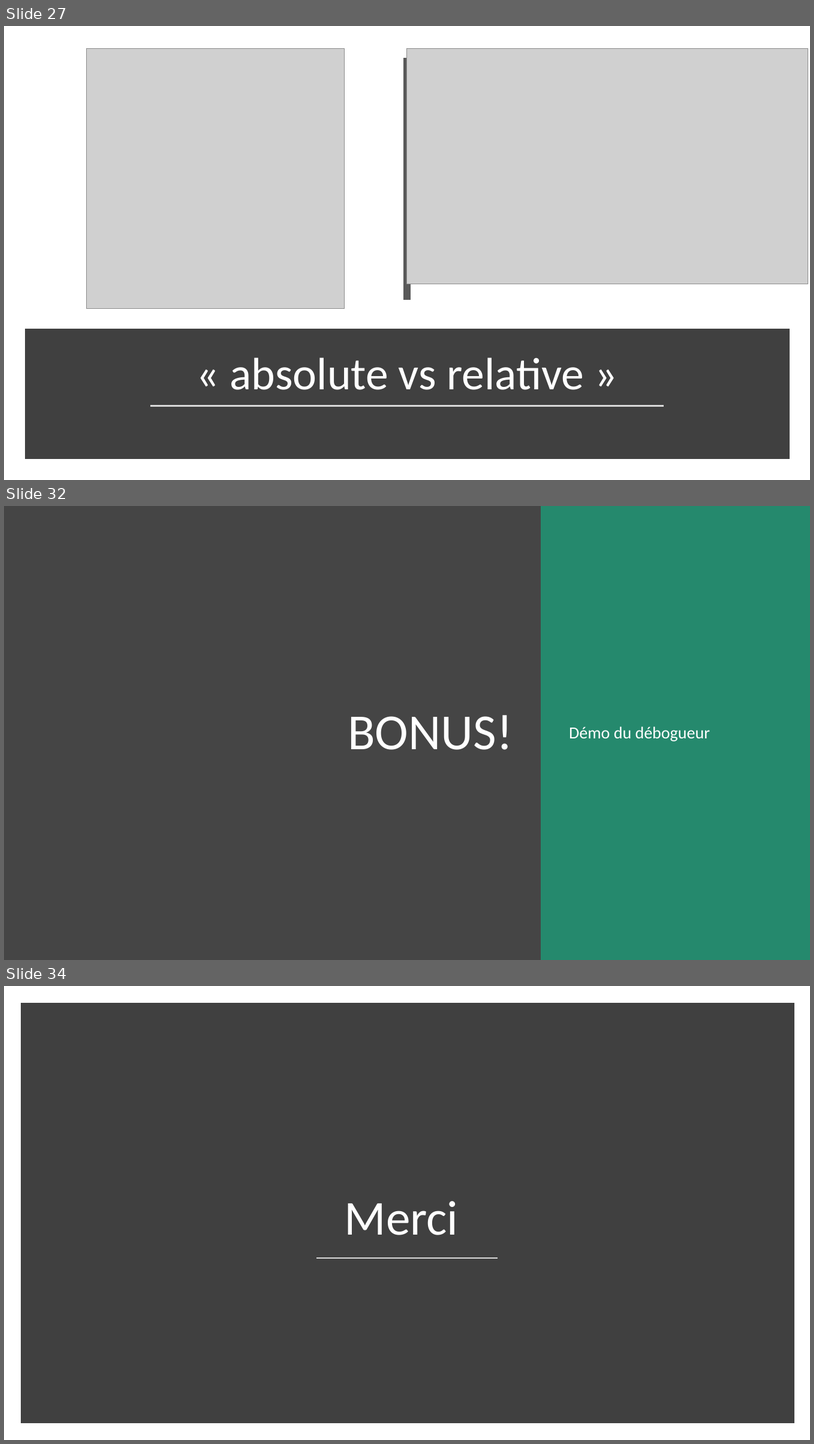
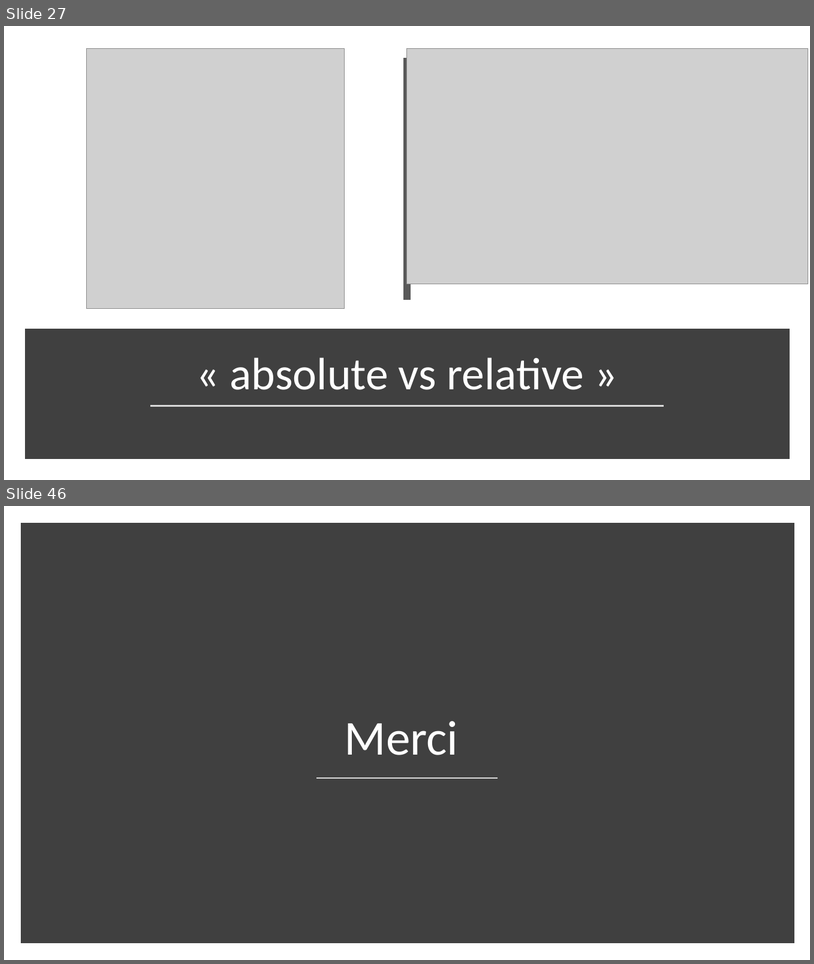
Before and after one commit to fragmatyc/SAAQ, a slide deck: CSS/1. Présentation/Cours CSS - v1.0.pptx. Shown one above the other, each under a label of ours: slides 27, 32 and 34 before the commit, slides 27 and 46 after it; the slides between them are not shown. The pictures are 814x1444 and 814x964 pixels, drawn with LibreOffice and Linux fonts; fonts in the diff are those of the drawing; grey boxes stand for pictures. Boxes give left, top, right and bottom in pixels: in the first picture for what was removed or moved away, otherwise in the second. Text is boxed around its words. In the diff, an @@ line names an element or a change of style, - is before the commit and + after.

```diff
--- a/CSS/1. Présentation/Cours CSS - v1.0.pptx
+++ b/CSS/1. Présentation/Cours CSS - v1.0.pptx
@@ slide 32 removed at [4,506,810,960], background #454545 @@
@@ rectangle removed at [541,506,810,960] @@
@@ title removed at [348,715,513,750] @@
-BONUS!
@@ text removed at [569,726,711,741] @@
-Démo du débogueur
@@ what was slide 34 is now slide 46 @@
```
Also in this commit, not shown: 4 slides changed, 16 slides added, 3 other slides removed, 6 other files.
